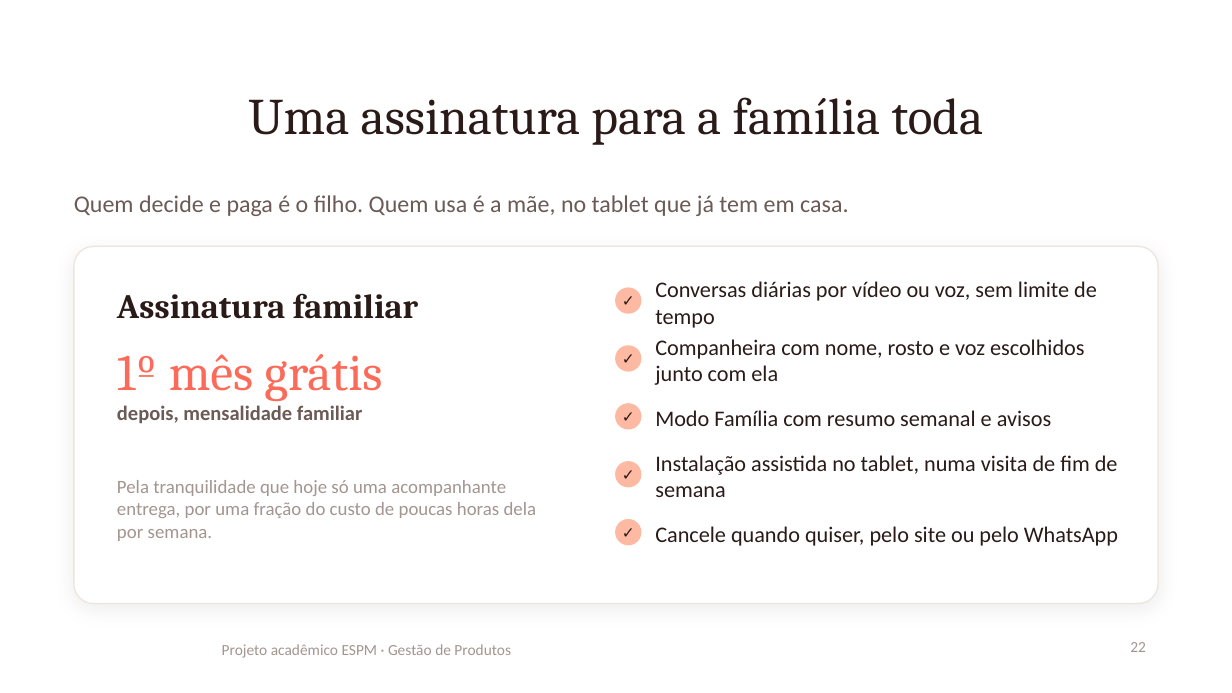
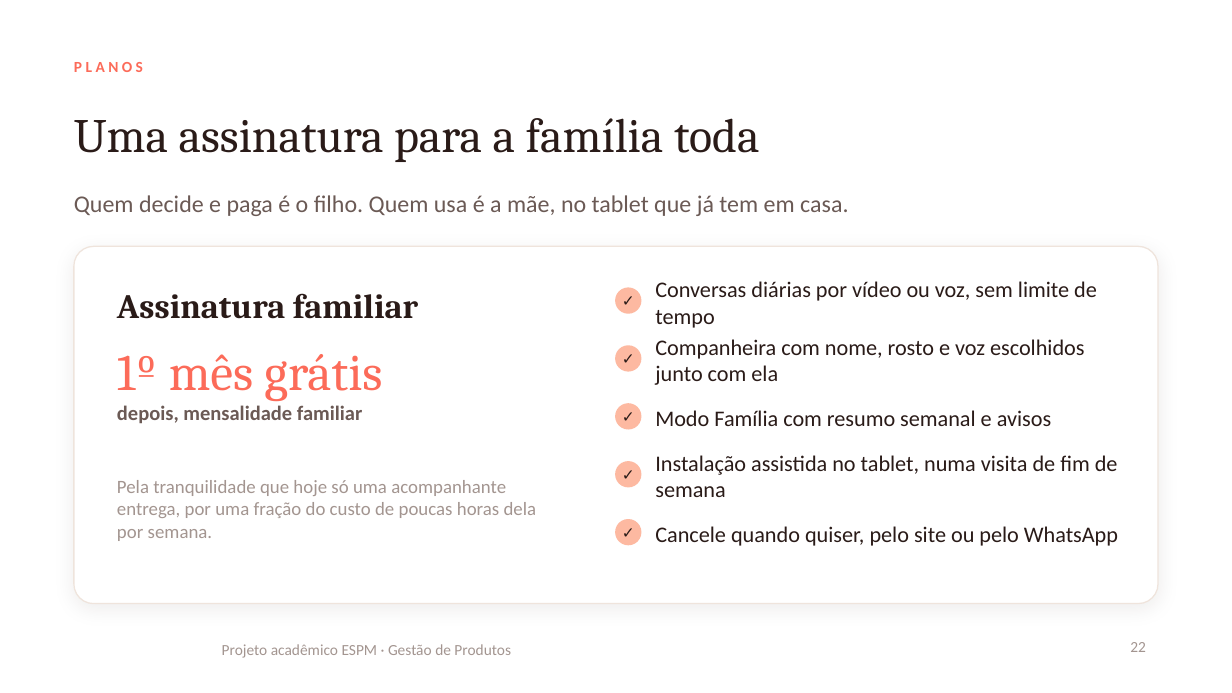
Before and after one commit to ojohnmf-glitch/espm, a slide deck: slide 22 of apresentacao/cora-template.pptx. Drawn at 1232x693 pixels with LibreOffice and Linux fonts; fonts in the diff are those of the drawing; background and template pictures are left out. Boxes give left, top, right and bottom in pixels: in the first picture for what was removed or moved away, otherwise in the second. Text is boxed around its words. In the diff, an @@ line names an element or a change of style, - is before the commit and + after.

```diff
--- a/apresentacao/cora-template.pptx
+++ b/apresentacao/cora-template.pptx
@@ title "Uma assinatura para a família ...": place and size @@
-title "Uma assinatura para a família ..." at (248, 97, 984, 145)
+title "Uma assinatura para a família ..." at (74, 118, 759, 162)
@@ title "Uma assinatura para a família ..." at (74, 118, 759, 162): size 30 to 28 pt; alignment centre to left @@
@@ text added at (74, 62, 143, 72), 9 pt, text #FC6B59, bold @@
+PLANOS
```
Also in this commit, not shown: 11 other slides changed, 2 slides added, 2 slides removed.
